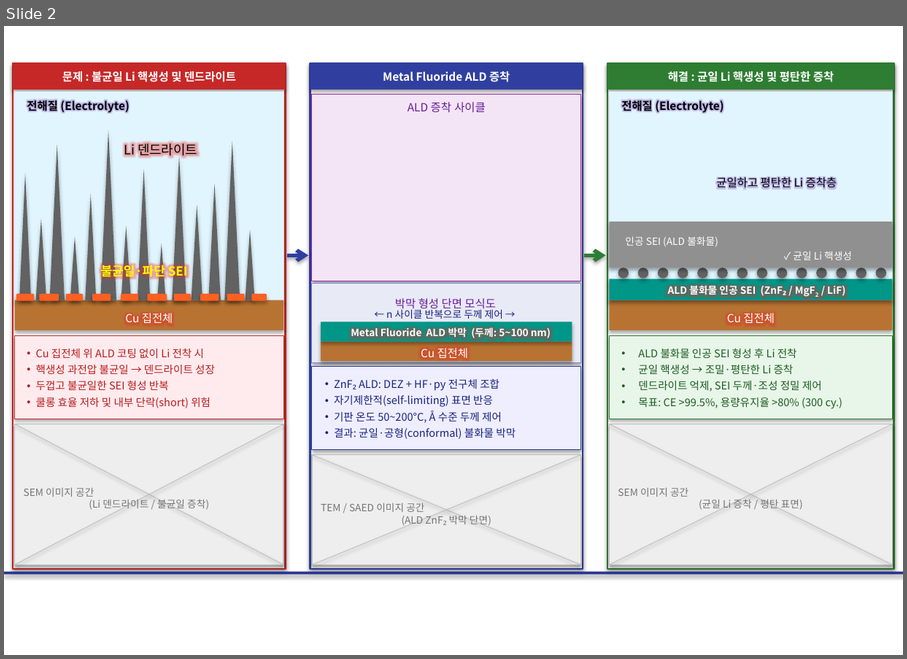
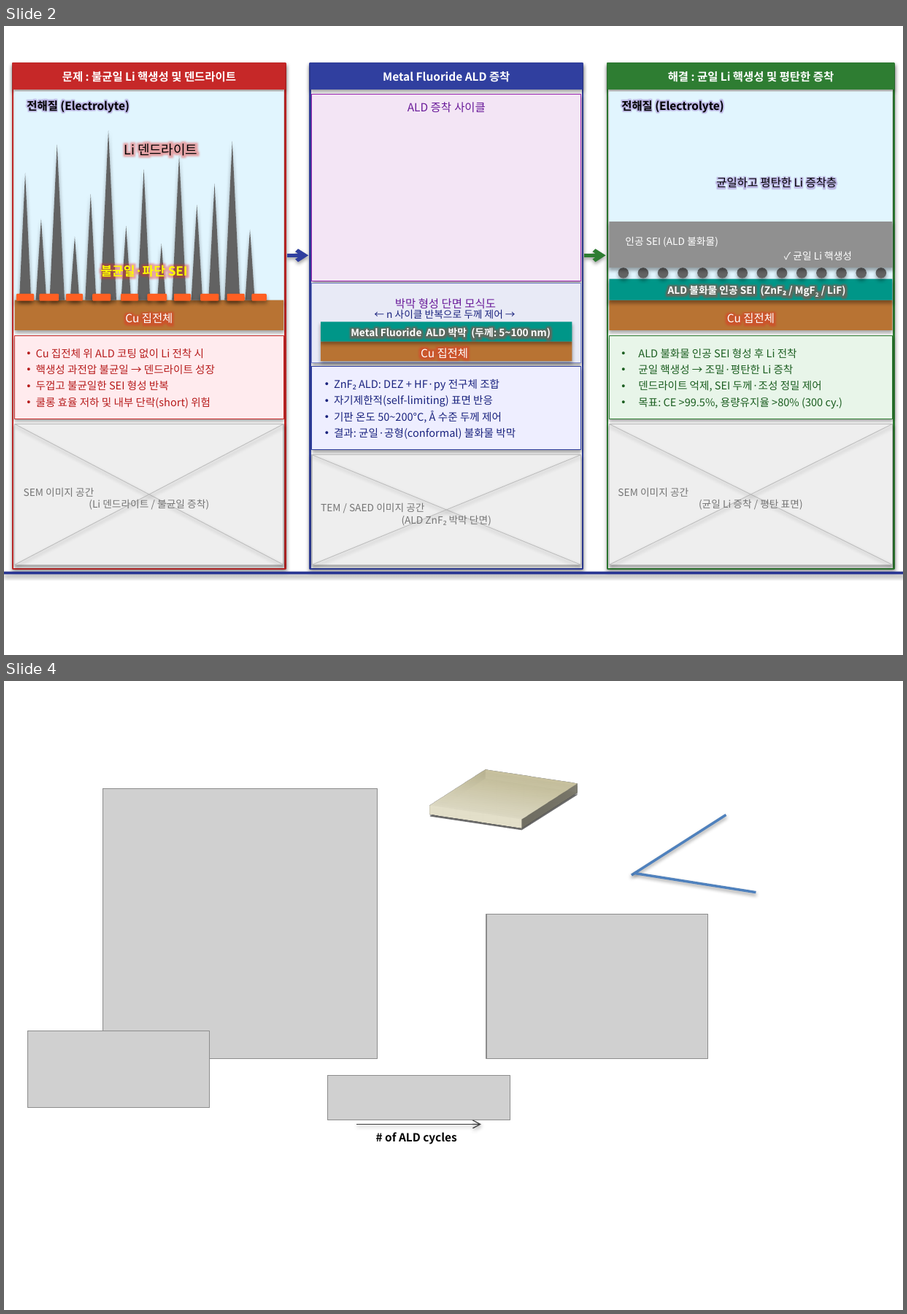
Before and after one commit to Logos365/SMLEE, a slide deck: 030_Project/032_Proposed Project/09_개인기초 2차/그림2_연구로드맵.pptx. Shown one above the other, each under a label of ours: slide 2 before the commit, slides 2 and 4 after it; the slides between them are not shown. The pictures are 907x659 and 907x1314 pixels, drawn with LibreOffice and Linux fonts; fonts in the diff are those of the drawing; grey boxes stand for pictures; background and template pictures are left out. Boxes give left, top, right and bottom in pixels: in the first picture for what was removed or moved away, otherwise in the second. Text is boxed around its words. In the diff, an @@ line names an element or a change of style, - is before the commit and + after.

```diff
--- a/030_Project/032_Proposed Project/09_개인기초 2차/그림2_연구로드맵.pptx
+++ b/030_Project/032_Proposed Project/09_개인기초 2차/그림2_연구로드맵.pptx
@@ slide 4 added at [4, 681, 903, 1310], background #FFFFFF @@
@@ rectangle added at [453, 731, 554, 858], fill gradient #DDD9C3 to #C4BD97 @@
@@ picture added at [103, 789, 377, 1058] @@
@@ line added from (632, 875) to (726, 815), #4F81BD 2 pt @@
@@ line added from (635, 874) to (756, 893), #4F81BD 2 pt @@
@@ picture added at [487, 915, 708, 1060] @@
@@ picture added at [27, 1031, 210, 1108] @@
@@ picture added at [328, 1076, 511, 1120] @@
@@ arrow added from (357, 1124) to (481, 1124), #404040 0.75 pt @@
@@ text added at [385, 1132, 457, 1145], 9 pt, text #000000, bold @@
+# of ALD cycles
```
Also in this commit, not shown: 1 slide changed, 1 other slide added, 1 slide removed.
